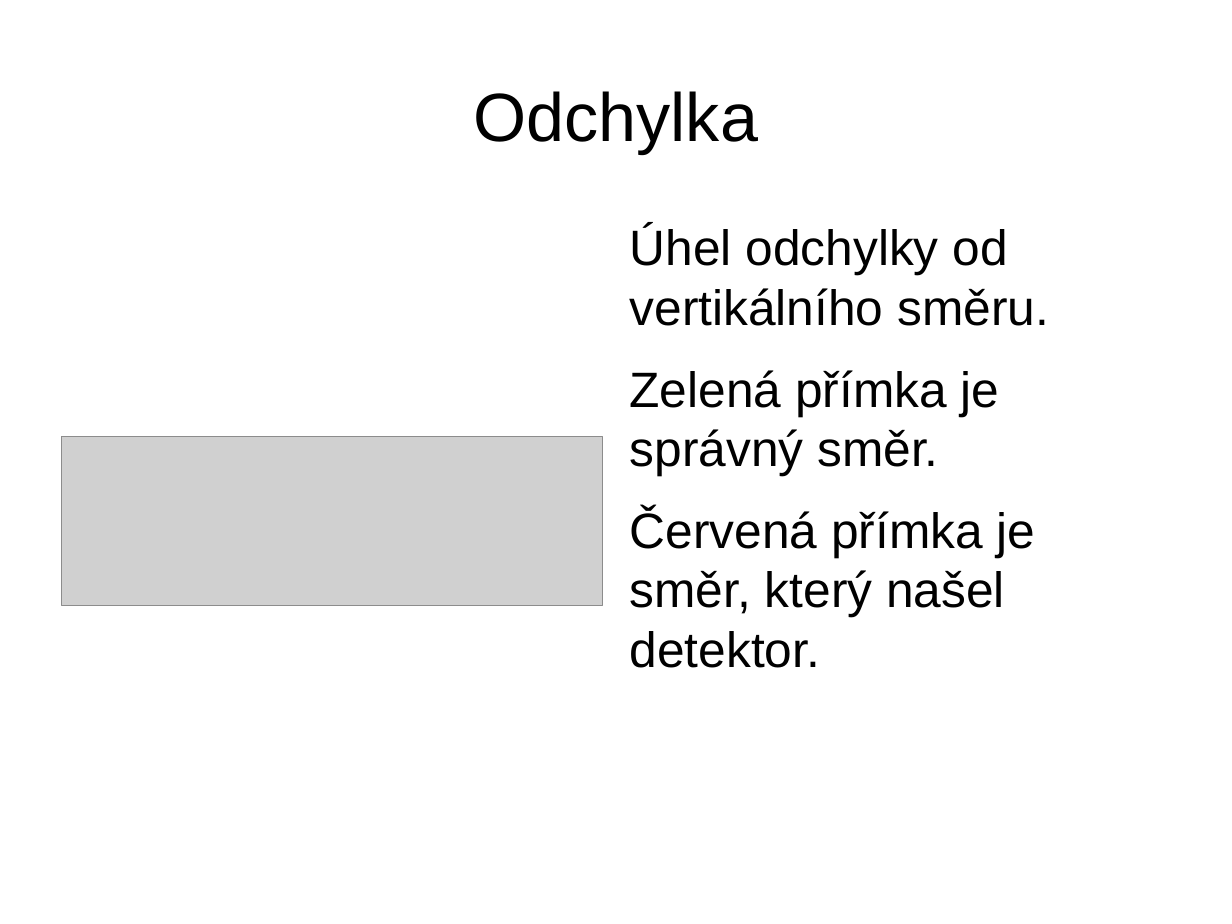
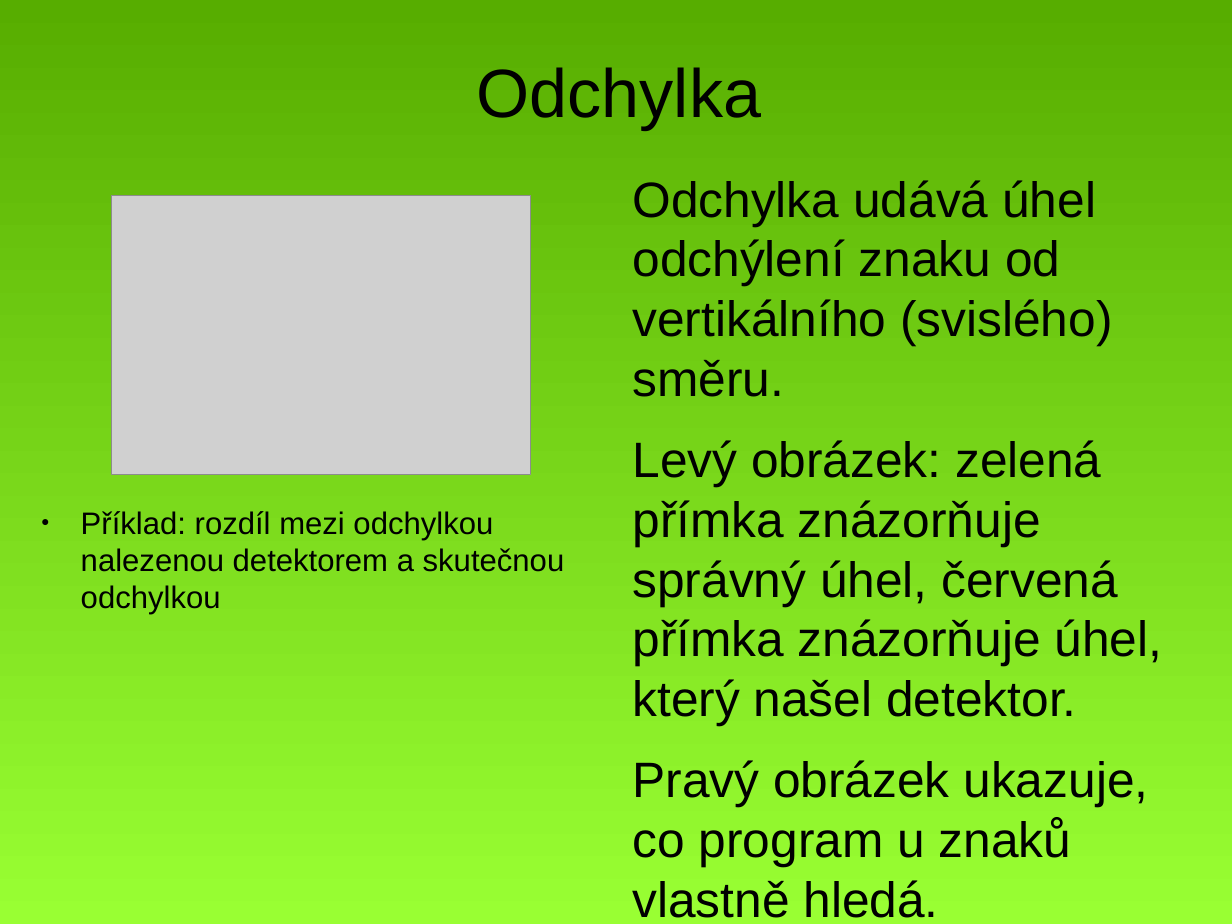
Before and after one commit to MichalBusta/skewDetection, a slide deck: slide 3 of doc/Skew_Detection.odp. Drawn at 1232x924 pixels with LibreOffice and Linux fonts; fonts in the diff are those of the drawing; grey boxes stand for pictures. Boxes give left, top, right and bottom in pixels: in the first picture for what was removed or moved away, otherwise in the second. Text is boxed around its words. In the diff, an @@ line names an element or a change of style, - is before the commit and + after.

```diff
--- a/doc/Skew_Detection.odp
+++ b/doc/Skew_Detection.odp
@@ background #FFFFFF to gradient #99FF33 to #57AD00 @@
@@ title "Odchylka": place and size @@
-title "Odchylka" at box(473, 91, 758, 153)
+title "Odchylka" at box(477, 67, 762, 130)
@@ picture: place and size @@
-picture at box(61, 437, 603, 606)
+picture at box(112, 196, 531, 475)
@@ text at box(632, 180, 1163, 867): text changed @@
-Úhel odchylky od vertikálního směru.
-Zelená přímka je správný směr.
-Červená přímka je směr, který našel detektor.
+Odchylka udává úhel odchýlení znaku od vertikálního (svislého) směru.
+Levý obrázek: zelená přímka znázorňuje správný úhel, červená přímka znázorňuje úhel, který našel detektor.
+Pravý obrázek ukazuje, co program u znaků vlastně hledá.
@@ text added at box(81, 511, 565, 614), 20 pt, text #000000 @@
+● Příklad: rozdíl mezi odchylkou nalezenou detektorem a skutečnou odchylkou
```
Also in this commit, not shown: 10 other slides changed, 1 slide added, 1 slide removed, 10 other files.
